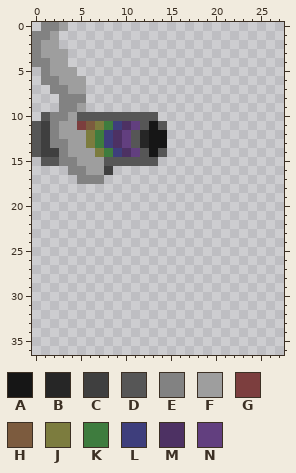
Sprite sheet, stored at gfx/arms.png. That is the earlier state.
The file is 100x100 pixels. Shown: x 0..27, y 0..36.
Palette (. is transparent): A #161616  B #262626  C #3f3f3f  D #565656  E #828282  F #9e9e9e  G #7c3e3e  H #7c5b3e  J #7c7c3e  K #3e7c3e  L #3e3e7c  M #4d3163  N #623f7f
Pixels before, first column x 0:
 0 .EEF...........
 1 EEF............
 2 EFF............
 3 EFFF...........
 4 EEFF...........
 5 .EFFF..........
 6 .EEFFF.........
 7 ..EEFF.........
 8 ...EEE.........
 9 ...EEF.........
10 .DEEFDDDDDDDDD.
11 DCEFFGHJKLMNDAD
12 DCEFFFJKLMNDBAA
13 DCEEFFJKLMNDBAA
14 DCCEFFFJKLMNDAD
15 .DDEEFFFDDDDDD.
16 ....EEFFC......
17 .....EEE.......
Now the later version:
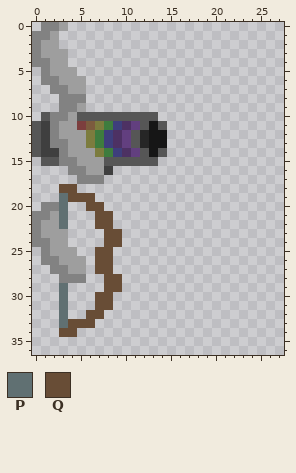
Colours new in this view: P #607072  Q #684d36
From old to new:
Changed rows in their new state; - is an unchanged pixel.
first column x 0:
18 ---QQ-----
19 ---PQQQ---
20 -EEP--QQ--
21 EEFP---QQ-
22 EFFP---QQ-
23 EFFF----QQ
24 EEFF----QQ
25 -EFFF--QQ-
26 -EEFFF-QQ-
27 --EEFF-QQ-
28 ---EEE--QQ
29 ---P----QQ
30 ---P---QQ-
31 ---P---QQ-
32 ---P--QQ--
33 ---PQQQ---
34 ---QQ-----
Changed places in both pictures, as pixel boxes (x1, y1, x2, y2):
added: (32, 184, 122, 337)
